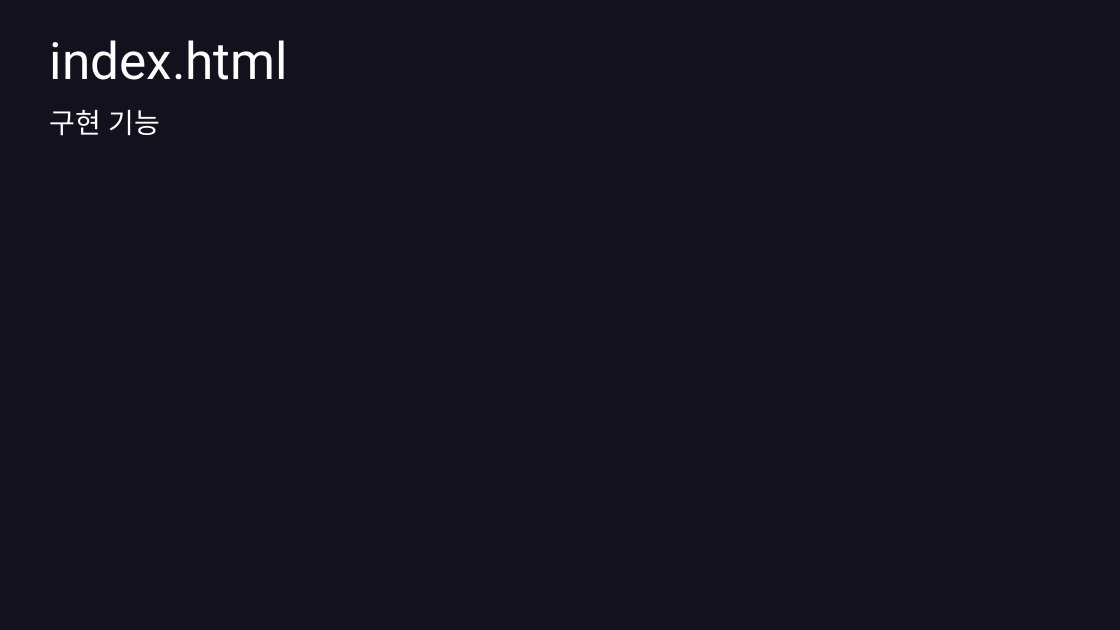
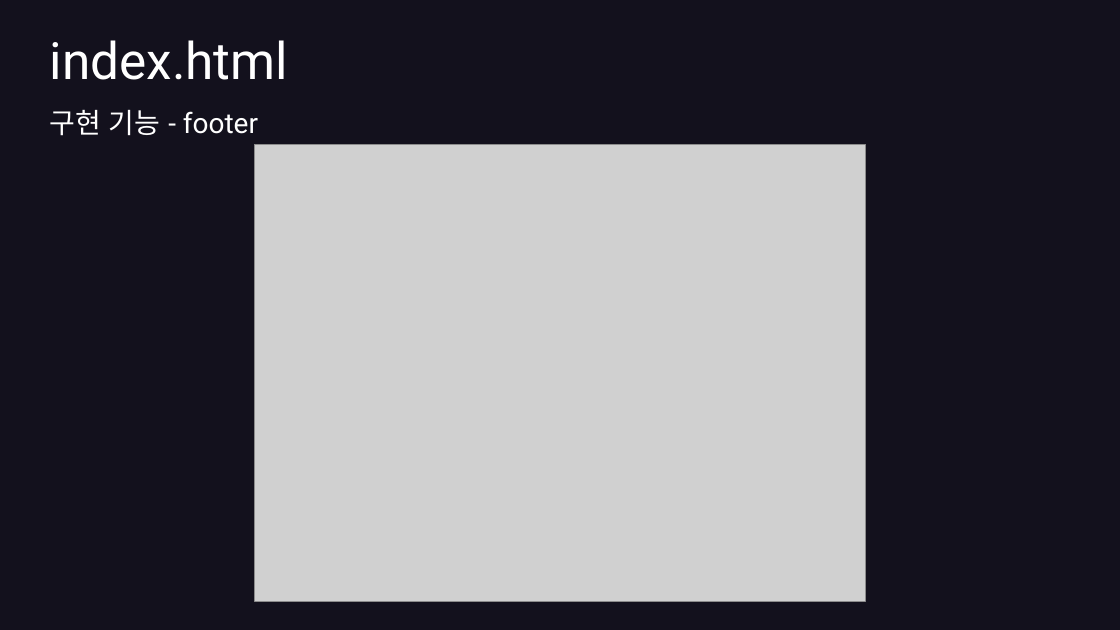
Before and after one commit to hyunkyumlee/FrontProject, a slide deck: slide 10 of 발표 자료/푸마_발표ppt.pptx (slide 7 before the commit). Drawn at 1120x630 pixels with LibreOffice and Linux fonts; fonts in the diff are those of the drawing; grey boxes stand for pictures. Boxes give left, top, right and bottom in pixels: in the first picture for what was removed or moved away, otherwise in the second. Text is boxed around its words. In the diff, an @@ line names an element or a change of style, - is before the commit and + after.

```diff
--- a/발표 자료/푸마_발표ppt.pptx
+++ b/발표 자료/푸마_발표ppt.pptx
@@ text at box(50, 110, 258, 136): text changed @@
-구현 기능
+구현 기능 - footer
@@ picture added at box(255, 145, 865, 602) @@
```
Also in this commit, not shown: 2 other slides changed, 3 slides added, 2 other files.
